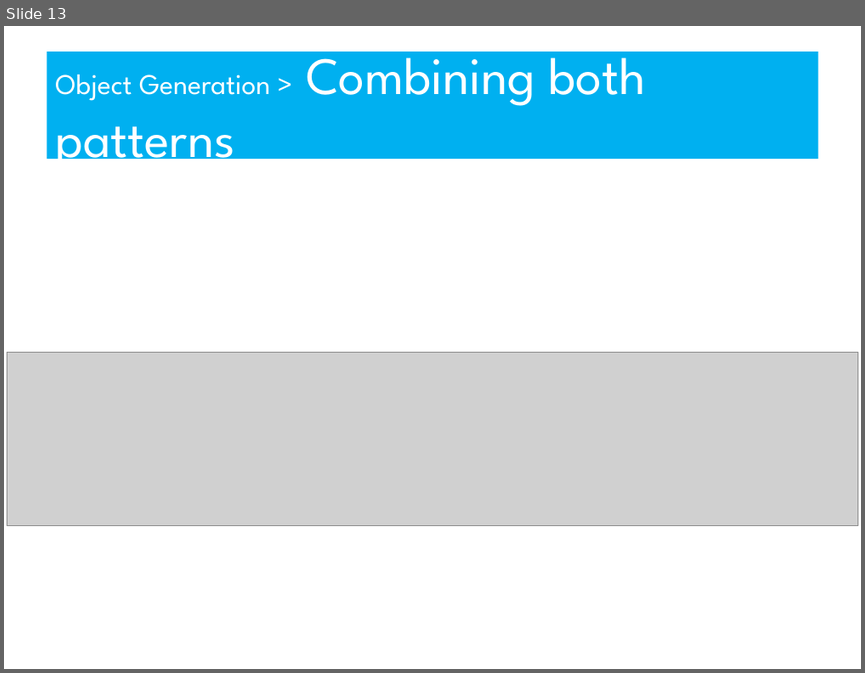
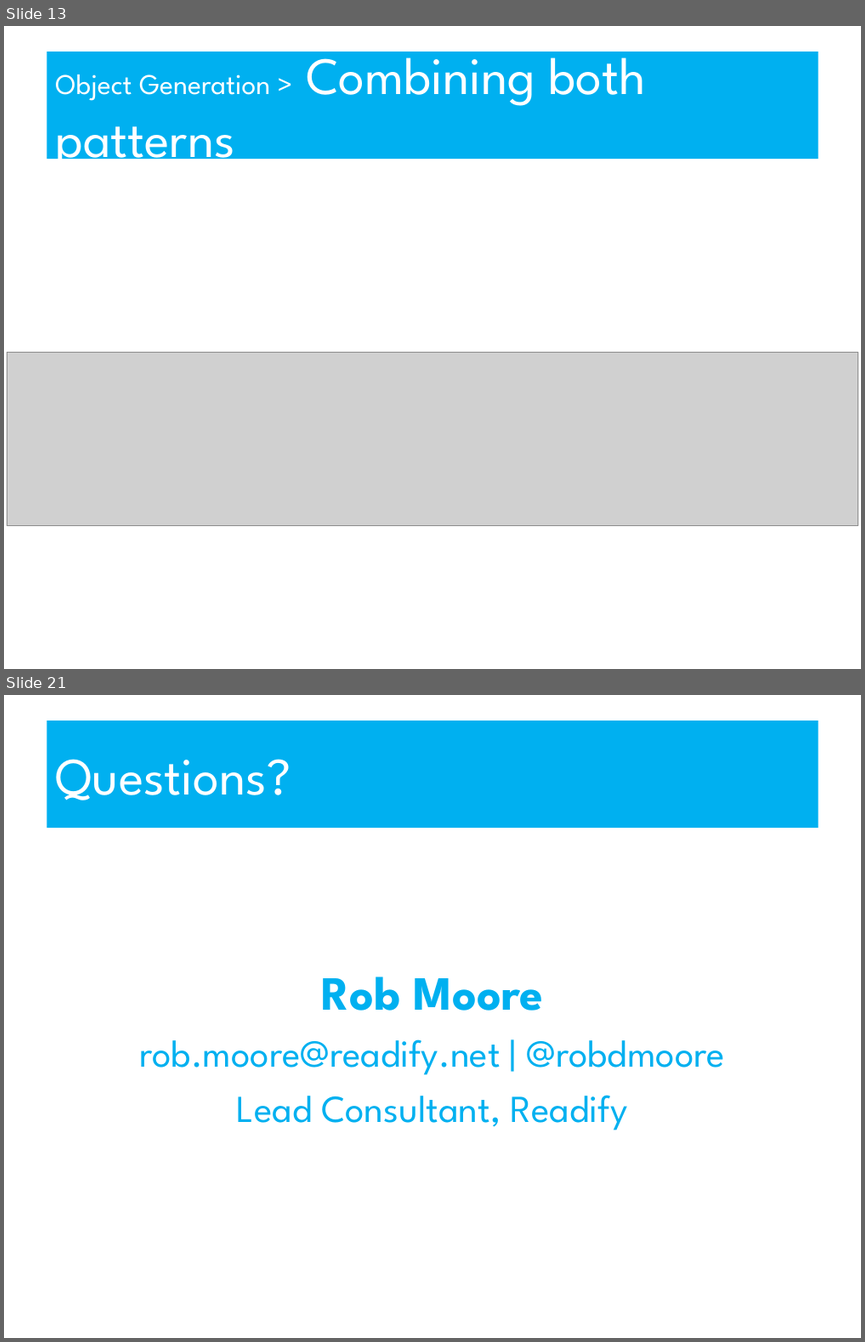
Before and after one commit to robdmoore/TestDataSustainabilityPresentation, a slide deck: Presentation.ppt. Shown one above the other, each under a label of ours: slide 13 before the commit, slides 13 and 21 after it; the slides between them are not shown. The pictures are 865x673 and 865x1342 pixels, drawn with LibreOffice and Linux fonts; fonts in the diff are those of the drawing; grey boxes stand for pictures. Boxes give left, top, right and bottom in pixels: in the first picture for what was removed or moved away, otherwise in the second. Text is boxed around its words. In the diff, an @@ line names an element or a change of style, - is before the commit and + after.

```diff
--- a/Presentation.ppt
+++ b/Presentation.ppt
@@ slide 21 added at (4, 695, 861, 1338), background #FFFFFF @@
@@ title added at (46, 721, 818, 828), fill #00B0F0, 44 pt, text #FFFFFF @@
+Questions?
@@ text added at (139, 976, 725, 1130), 32 pt, text #00B0F0 @@
+Rob Moore
+rob.moore@readify.net | @robdmoore
+Lead Consultant, Readify
```
Also in this commit, not shown: 1 slide changed, 6 other slides added, 3 other files.
